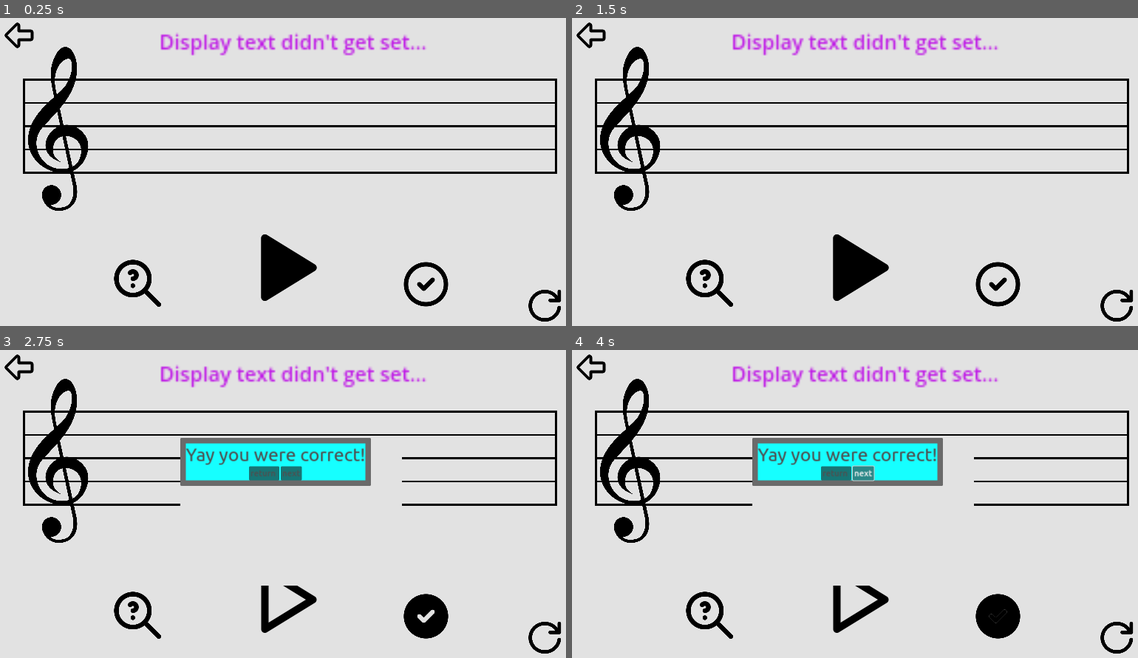
Above: before the commit, frames 1-4 (two rows, left to right).
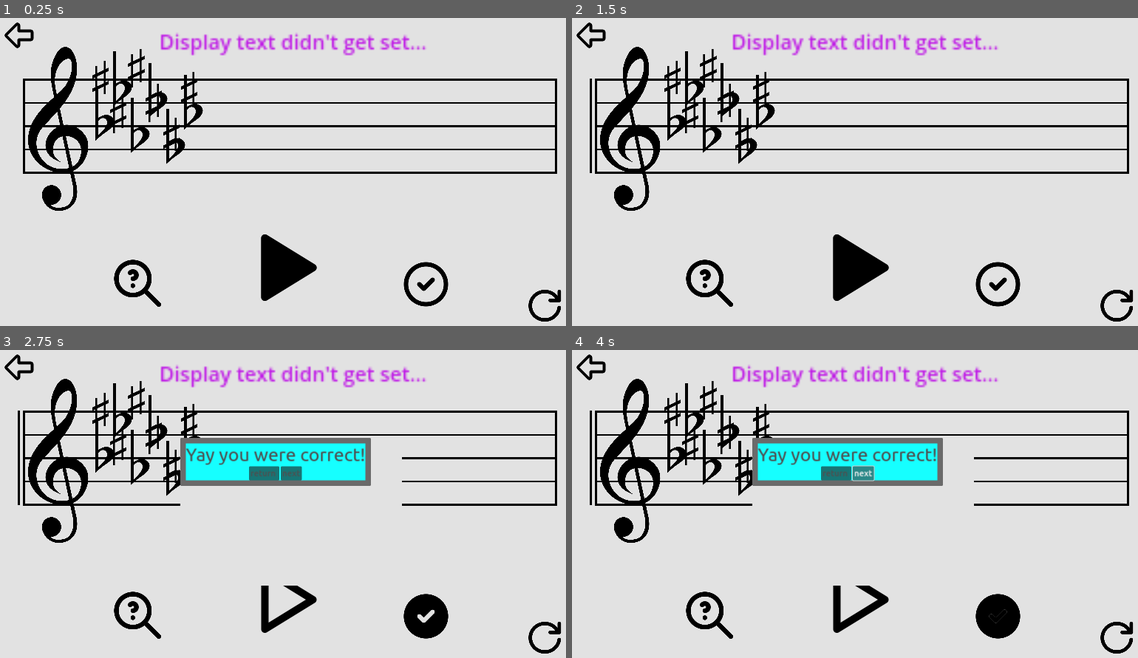
Above: after the commit, the same moments.

Repository: Sniggiho/COMP225-Reluna
Game: Godot game, scene res://Scenes/firstScene.tscn
The game is run twice, just before and just after one commit, with the same random seed, the same clock (stepped at 60 frames per second) and the same inputs.
Inputs (mouse positions are in pixels of both pictures, inside the frame that each line leads up to):
- Up to frame 1 (0.25 s): no input
- Up to frame 2 (1.5 s): click (855, 267) at 0.5 s; click (855, 267) at 1.25 s
- Up to frame 3 (2.75 s): click (424, 614) at 2 s
- Up to frame 4 (4 s): click "next" at 2.75 s; click "next" at 3.5 s

The runs differ from the first frame. In frame 1, 1.5% of the frame differs, in the area x 16-36%, y 10-48%; in frame 2, 1.7%, in the area x 3-36%, y 10-51%; in frame 3, 1.5%; in frame 4, 1.5%.
Error in both runs: Invalid assignment of index '0' (on base: 'Array') with value of type 'bool'. (res://Scenes/LevelManager/LevelManager.gd:79)

Commit message:
work on accidentals

Diff:
--- a/Project/Scenes/MusicStaff/MusicStaff.tscn
+++ b/Project/Scenes/MusicStaff/MusicStaff.tscn
@@ -1,17 +1,19 @@
-[gd_scene load_steps=5 format=3 uid="uid://dq0mp8xmuh00"]
+[gd_scene load_steps=7 format=3 uid="uid://dq0mp8xmuh00"]
 
 [ext_resource type="Script" path="res://Scenes/MusicStaff/MusicStaff.gd" id="1_5gv1w"]
 [ext_resource type="Texture2D" uid="uid://bspymo7qdmuuk" path="res://Scenes/MusicStaff/trebleStaff.png" id="2_o0hg7"]
 [ext_resource type="PackedScene" uid="uid://b7kyrbrs3vv1m" path="res://Scenes/PlayBar/play_bar.tscn" id="3_56f0e"]
+[ext_resource type="Texture2D" uid="uid://c2185eldy3b1d" path="res://Scenes/MusicStaff/sharp.png" id="4_bp0ky"]
+[ext_resource type="Texture2D" uid="uid://do8in4h6g4ypg" path="res://Scenes/MusicStaff/flat.png" id="5_ruqht"]
 
 [sub_resource type="Curve2D" id="Curve2D_urwcl"]
 _data = {
-"points": PackedVector2Array(0, 0, 0, 0, 0, 0, 0, 0, 0, 0, 1440, 0)
+"points": PackedVector2Array(0, 0, 0, 0, -14, 6, 0, 0, 0, 0, 1440, 6)
 }
 point_count = 2
 
 [node name="MusicStaff" type="Node2D"]
-position = Vector2(2.08165e-12, 2.08165e-12)
+position = Vector2(100, 150)
 script = ExtResource("1_5gv1w")
 
 [node name="Sprite2D" type="Sprite2D" parent="."]
@@ -24,6 +26,7 @@
 curve = SubResource("Curve2D_urwcl")
 
 [node name="PathFollow2D" type="PathFollow2D" parent="Path2D"]
+position = Vector2(-14, 6)
 loop = false
 
 [node name="PlayBar" parent="." node_paths=PackedStringArray("path") instance=ExtResource("3_56f0e")]
@@ -31,3 +34,63 @@
 default_color = Color(0, 0, 0, 1)
 antialiased = true
 path = NodePath("../Path2D")
+
+[node name="sharp1" type="Sprite2D" parent="."]
+position = Vector2(207, 1)
+scale = Vector2(0.35, 0.35)
+texture = ExtResource("4_bp0ky")
+
+[node name="sharp2" type="Sprite2D" parent="."]
+position = Vector2(255, 94)
+scale = Vector2(0.35, 0.35)
+texture = ExtResource("4_bp0ky")
+
+[node name="sharp3" type="Sprite2D" parent="."]
+position = Vector2(399, 155)
+scale = Vector2(0.35, 0.35)
+texture = ExtResource("4_bp0ky")
+
+[node name="sharp4" type="Sprite2D" parent="."]
+position = Vector2(351, 63)
+scale = Vector2(0.35, 0.35)
+texture = ExtResource("4_bp0ky")
+
+[node name="sharp5" type="Sprite2D" parent="."]
+position = Vector2(304, -31)
+scale = Vector2(0.35, 0.35)
+texture = ExtResource("4_bp0ky")
+
+[node name="sharp6" type="Sprite2D" parent="."]
+position = Vector2(447, 31)
+scale = Vector2(0.35, 0.35)
+texture = ExtResource("4_bp0ky")
+
+[node name="flat1" type="Sprite2D" parent="."]
+position = Vector2(208, 93)
+scale = Vector2(0.4, 0.4)
+texture = ExtResource("5_ruqht")
+
+[node name="flat2" type="Sprite2D" parent="."]
+position = Vector2(256, 0)
+scale = Vector2(0.4, 0.4)
+texture = ExtResource("5_ruqht")
+
+[node name="flat3" type="Sprite2D" parent="."]
+position = Vector2(304, 126)
+scale = Vector2(0.4, 0.4)
+texture = ExtResource("5_ruqht")
+
+[node name="flat4" type="Sprite2D" parent="."]
+position = Vector2(352, 31)
+scale = Vector2(0.4, 0.4)
+texture = ExtResource("5_ruqht")
+
+[node name="flat5" type="Sprite2D" parent="."]
+position = Vector2(400, 156)
+scale = Vector2(0.4, 0.4)
+texture = ExtResource("5_ruqht")
+
+[node name="flat6" type="Sprite2D" parent="."]
+position = Vector2(448, 63)
+scale = Vector2(0.4, 0.4)
+texture = ExtResource("5_ruqht")
Binary file added: Project/Scenes/MusicStaff/flat.png
Not shown, added: Project/Scenes/MusicStaff/flat.png.import
Binary file added: Project/Scenes/MusicStaff/sharp.png
Not shown, added: Project/Scenes/MusicStaff/sharp.png.import
